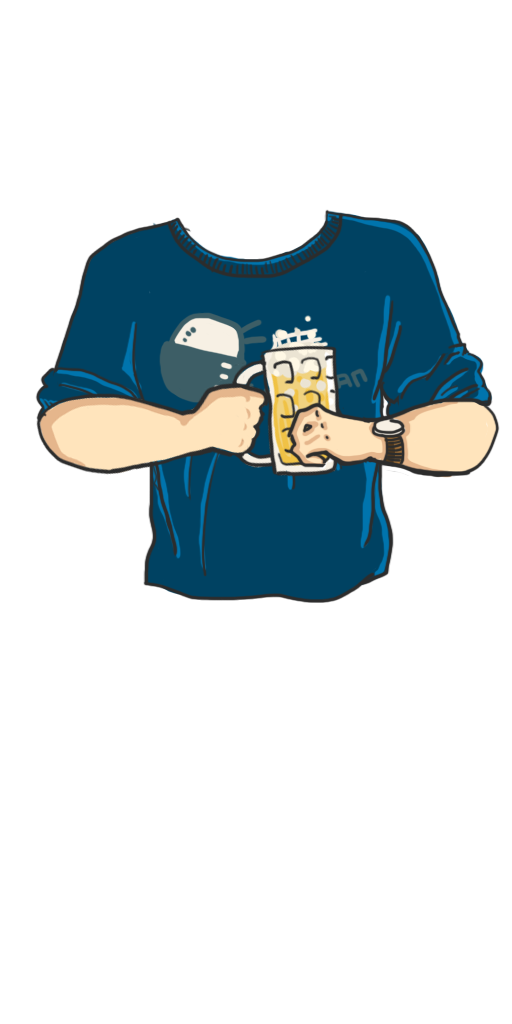
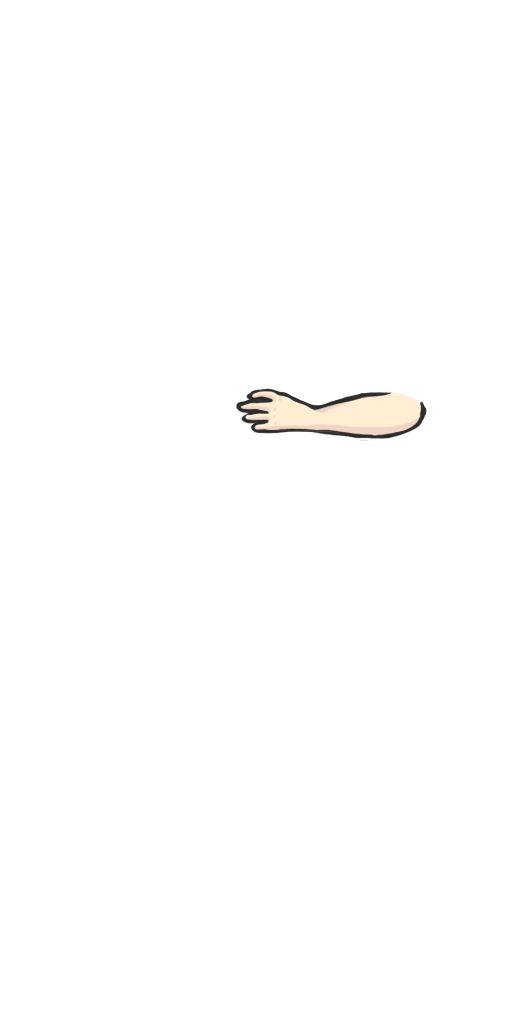
The second 512x1024 image is a revision of the first. Changes to its layers:
showed group "WomenArms" (8 layers) over [89, 211, 429, 603]
hid "M1Arm1L" over [286, 397, 500, 478]
hid "M1Arm1LFill" over [289, 398, 498, 478]
hid "M1Arm1R" over [35, 345, 343, 478]
hid "M1Arm1RFill" over [39, 315, 341, 476]
hid "ManOutfit1" over [35, 209, 493, 603]
hid "ManOutfit1Fill" over [37, 211, 493, 602]
